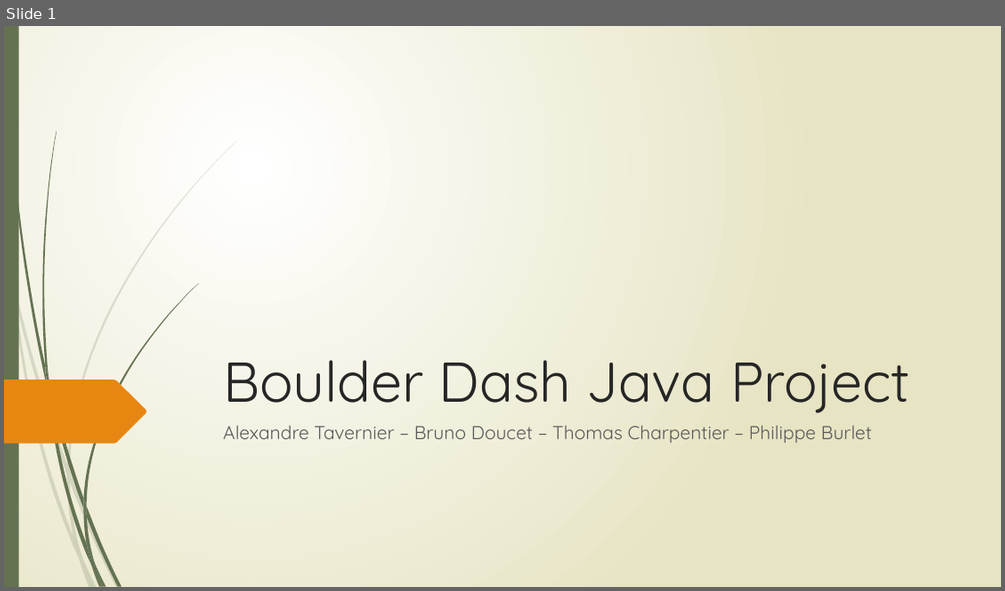
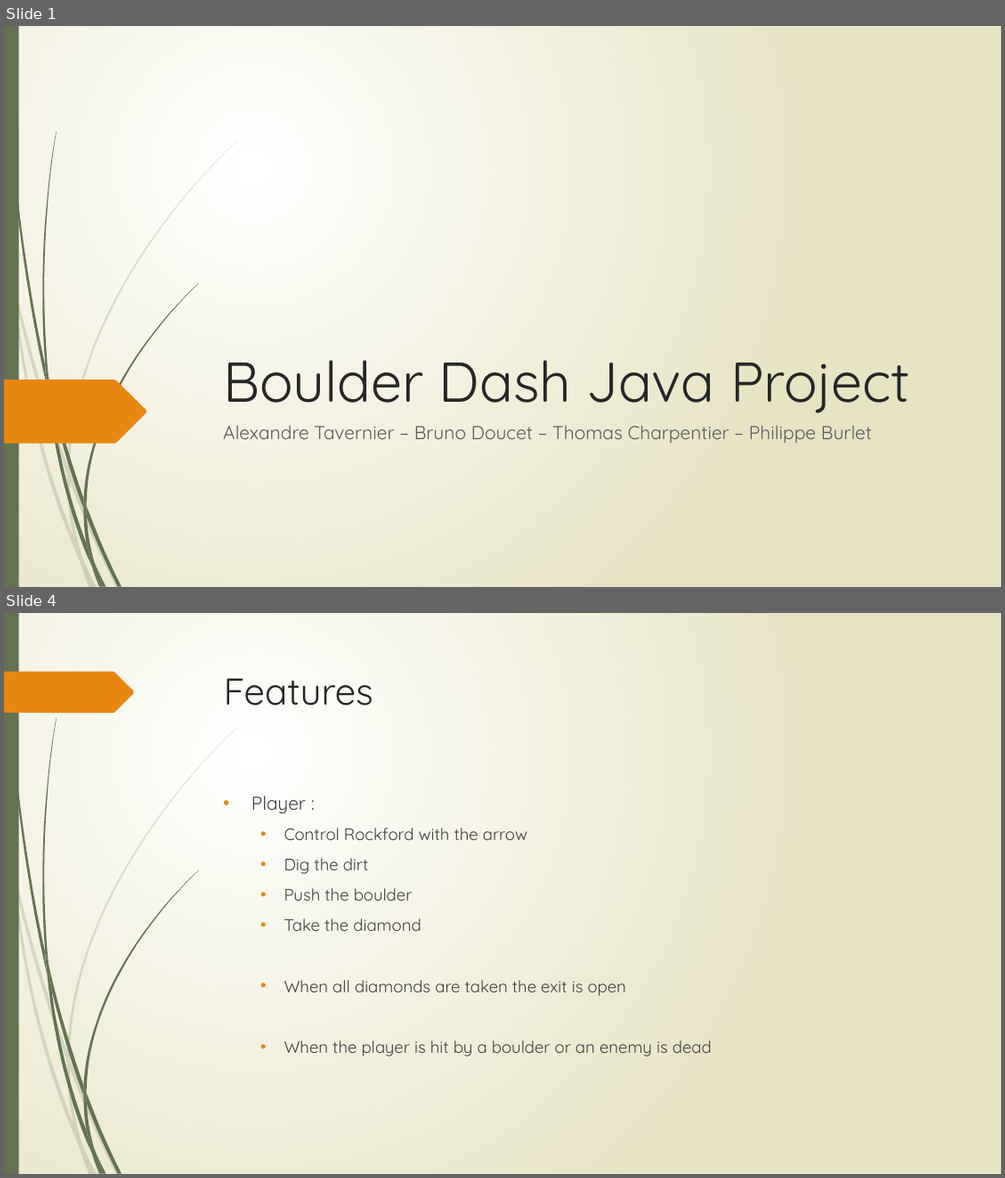
Before and after one commit to AlexandreTavernier/Boulderdash2, a slide deck: Boulder Dash Java Project.pptx. Shown one above the other, each under a label of ours: slide 1 before the commit, slides 1 and 4 after it; the slides between them are not shown. The pictures are 1005x591 and 1005x1178 pixels, drawn with LibreOffice and Linux fonts; fonts in the diff are those of the drawing. Boxes give left, top, right and bottom in pixels: in the first picture for what was removed or moved away, otherwise in the second. Text is boxed around its words. In the diff, an @@ line names an element or a change of style, - is before the commit and + after.

Commit message:
Control and prez

```diff
--- a/Boulder Dash Java Project.pptx
+++ b/Boulder Dash Java Project.pptx
@@ slide 4 added at box(4, 613, 1001, 1174), background gradient #FFFFFF to #E8E6C4; not listed: 23 template elements that a slide beside it also shows @@
@@ freeform shape added at box(4, 672, 134, 713), fill #E78712 @@
@@ title added at box(224, 678, 373, 706), 36 pt, text #262626 @@
+Features
@@ text added at box(251, 795, 712, 1056), 16 pt, text #404040 @@
+• Player :
+  • Control Rockford with the arrow
+  • Dig the dirt
+  • Push the boulder
+  • Take the diamond
+  • When all diamonds are taken the exit is open
+  • When the player is hit by a boulder or an enemy is dead
```
Also in this commit, not shown: 1 slide changed, 3 other slides added, 8 other files.
